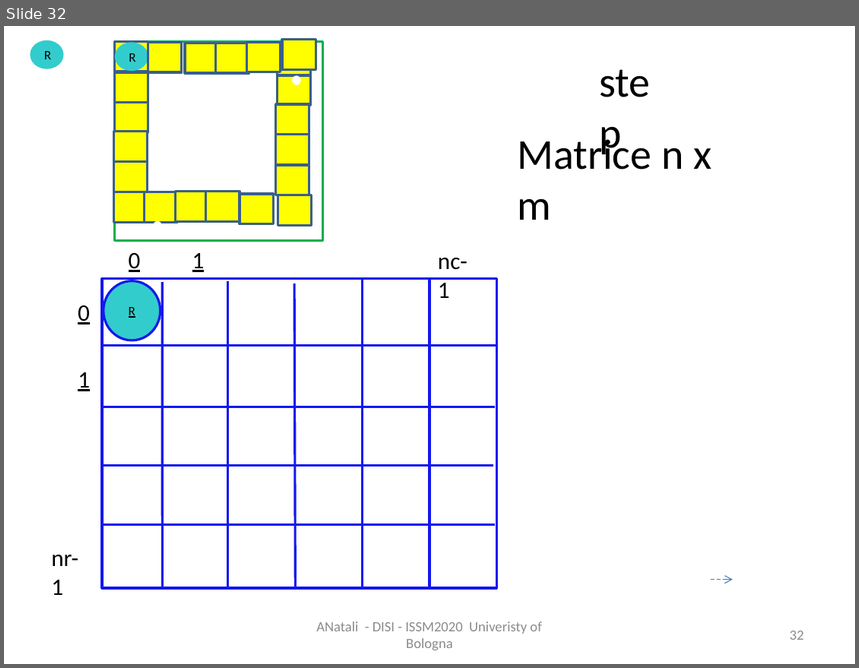
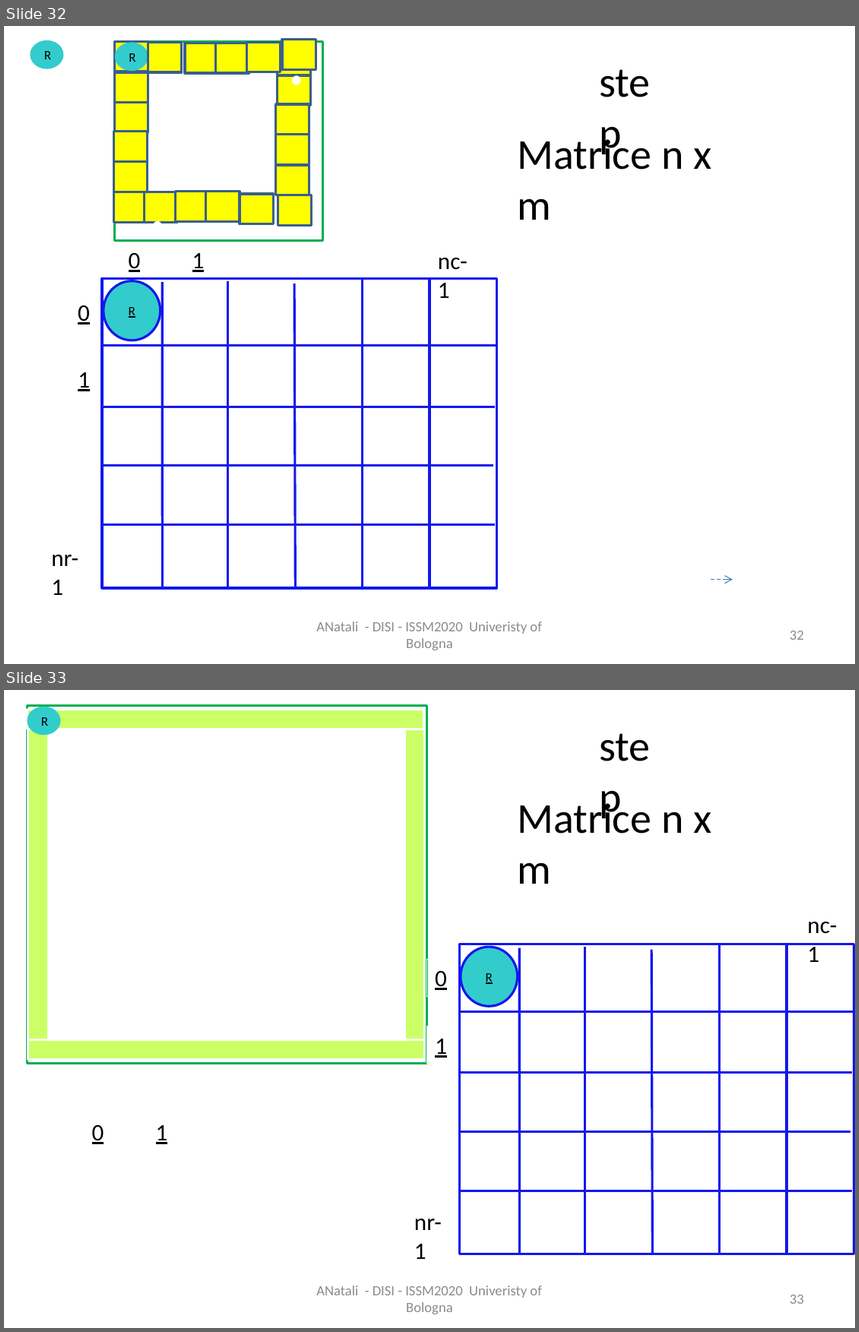
Before and after one commit to anatali/iss2020LabBo, a slide deck: it.unibo.issLabStart/userDocs/ISSM2020Figs.pptx. Shown one above the other, each under a label of ours: slide 32 before the commit, slides 32 and 33 after it. The pictures are 859x668 and 859x1332 pixels, drawn with LibreOffice and Linux fonts; fonts in the diff are those of the drawing. Boxes give left, top, right and bottom in pixels: in the first picture for what was removed or moved away, otherwise in the second. Text is boxed around its words. In the diff, an @@ line names an element or a change of style, - is before the commit and + after.

```diff
--- a/it.unibo.issLabStart/userDocs/ISSM2020Figs.pptx
+++ b/it.unibo.issLabStart/userDocs/ISSM2020Figs.pptx
@@ slide 33 added at (x1=4, y1=690, x2=855, y2=1328), background #FFFFFF @@
@@ rectangle added at (x1=28, y1=705, x2=427, y2=1064), fill #FFFFFF, outline #00B050 2 pt @@
@@ rectangle added at (x1=28, y1=709, x2=424, y2=730), fill #CCFF66, outline #FFFFFF 2 pt @@
@@ ellipse added at (x1=28, y1=708, x2=59, y2=734), fill #33CCCC, outline #33CCCC 2 pt, 11 pt, text #000000 @@
+R
@@ rectangle added at (x1=28, y1=719, x2=48, y2=1049), fill #CCFF66, outline #FFFFFF 2 pt @@
@@ rectangle added at (x1=405, y1=716, x2=425, y2=1046), fill #CCFF66, outline #FFFFFF 2 pt @@
@@ text added at (x1=591, y1=714, x2=671, y2=775), 36 pt, text #000000 @@
+step
@@ text added at (x1=518, y1=797, x2=712, y2=884), 36 pt, text #000000 @@
+Matrice n x m
@@ ellipse added at (x1=300, y1=906, x2=305, y2=913), fill #FFFFFF, outline #FFFFFF 2 pt @@
@@ text added at (x1=807, y1=922, x2=837, y2=962), 20 pt, text #000000 @@
+nc-1
@@ rectangle added at (x1=427, y1=959, x2=455, y2=996), outline #FFFFFF 0.75 pt, 20 pt, text #000000, underline @@
+0
@@ rectangle added at (x1=459, y1=945, x2=854, y2=1255), fill #FFFFFF, outline #1318ED 2 pt @@
@@ ellipse added at (x1=460, y1=947, x2=517, y2=1007), fill #33CCCC, outline #1318ED 2 pt, 11 pt, text #000000, underline @@
+R
@@ line added from (520, 948) to (520, 1255), #1318ED 2 pt @@
@@ line added from (585, 947) to (585, 1252), #1318ED 2 pt @@
@@ line added from (652, 950) to (652, 1255), #1318ED 2 pt @@
@@ line added from (720, 945) to (720, 1255), #1318ED 2 pt @@
@@ line added from (787, 945) to (787, 1255), #1318ED 2 pt @@
@@ rectangle added at (x1=427, y1=1026, x2=455, y2=1064), fill #FFFFFF, outline #FFFFFF 0.75 pt, 20 pt, text #000000, underline @@
+1
@@ line added from (458, 1011) to (854, 1011), #1318ED 2 pt @@
@@ rectangle added at (x1=28, y1=1040, x2=425, y2=1060), fill #CCFF66, outline #FFFFFF 2 pt @@
@@ line added from (459, 1073) to (853, 1073), #1318ED 2 pt @@
@@ ellipse added at (x1=113, y1=1113, x2=120, y2=1120), fill #FFFFFF, outline #FFFFFF 2 pt @@
@@ ellipse added at (x1=180, y1=1113, x2=186, y2=1120), fill #FFFFFF, outline #FFFFFF 2 pt @@
@@ text added at (x1=92, y1=1125, x2=104, y2=1144), 20 pt, text #000000, underline @@
+0
@@ text added at (x1=156, y1=1125, x2=168, y2=1144), 20 pt, text #000000, underline @@
+1
@@ line added from (458, 1132) to (851, 1132), #1318ED 2 pt @@
@@ line added from (459, 1191) to (853, 1191), #1318ED 2 pt @@
@@ text added at (x1=414, y1=1219, x2=442, y2=1259), 20 pt, text #000000 @@
+nr-1
@@ text added at (x1=316, y1=1286, x2=542, y2=1315), 12 pt, text #8C8C8C @@
+ANatali - DISI - ISSM2020 Univeristy of Bologna
@@ page number added at (x1=790, y1=1295, x2=804, y2=1304), 12 pt, text #8C8C8C @@
+33
```
Also in this commit, not shown: 46 other files.
